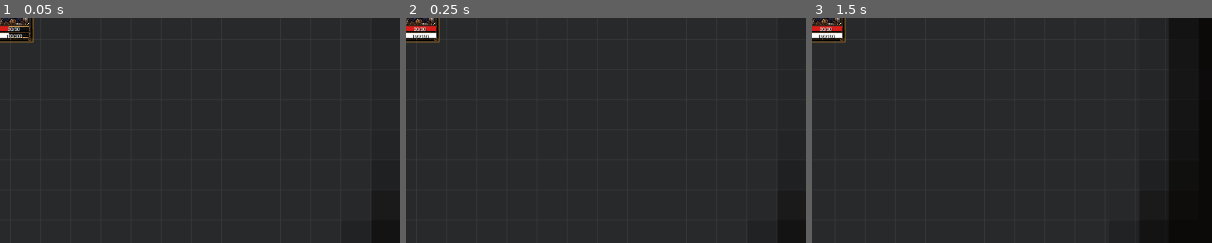
Above: before the commit, frames 1-3 (left to right).
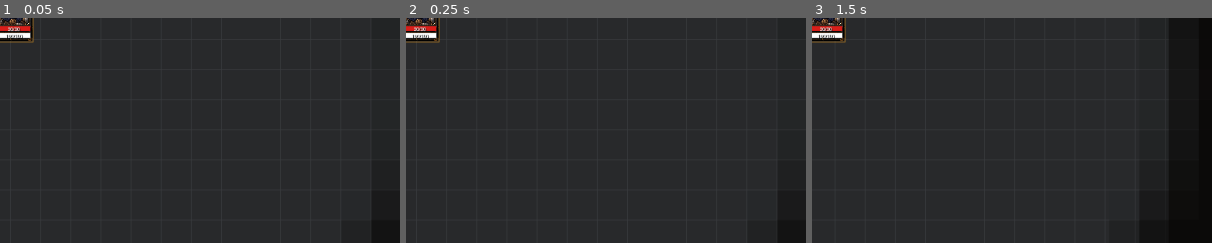
Above: after the commit, the same moments.

Repository: wchichura-maker/dnd
Game: Godot game, scene res://scenes/Main.tscn
The game is run twice, just before and just after one commit, with the same random seed, the same clock (stepped at 60 frames per second) and the same inputs.
Inputs (mouse positions are % of the whole screen's width and height, from its top left):
- Up to frame 1 (0.05 s): no input
- Up to frame 2 (0.25 s): no input
- Up to frame 3 (1.5 s): click (4, 8) at 0.5 s; tap Enter at 1.25 s; move the mouse to (72, 45) at 1.27 s; hold D from 1.28 s (still down); tap I at 1.35 s; click (72, 45) at 1.42 s
The pictures show only the part of the screen within x 2-52%, y 8-58%; the shares and areas given below are measured in that part.

The runs differ from the first frame. In frame 1, 0.2% of the frame differs, in the area x 2-8%, y 3-9%; in frame 2, nothing differs; in frame 3, nothing differs.

Commit message:
Fix party resource bars visual binding

Diff:
--- a/godot/scripts/ResourceBar.gd
+++ b/godot/scripts/ResourceBar.gd
@@ -5,13 +5,14 @@
 @export var fill_color: Color = Color("a14a3d")
 @export var low_fill_color: Color = Color("8a3a33")
 @export var critical_fill_color: Color = Color("6d2f2b")
-@export var animate_changes: bool = true
+@export var animate_changes: bool = false
 @export var animation_duration: float = 0.18
 
 var current: float = 0.0
 var maximum: float = 0.0
 var displayed_ratio: float = 0.0
 var _tween: Tween
+var _background: ColorRect
 var _fill: ColorRect
 var _value_label: Label
 
@@ -21,12 +22,22 @@
 	z_as_relative = true
 	z_index = 100
 
+	_background = ColorRect.new()
+	_background.name = "Background"
+	_background.position = Vector2.ZERO
+	_background.size = size
+	_background.mouse_filter = Control.MOUSE_FILTER_IGNORE
+	_background.z_index = 0
+	_background.color = Color("201914")
+	_background.texture_filter = CanvasItem.TEXTURE_FILTER_NEAREST
+	add_child(_background)
+
 	_fill = ColorRect.new()
 	_fill.name = "Fill"
 	_fill.position = Vector2.ZERO
 	_fill.size = size
 	_fill.mouse_filter = Control.MOUSE_FILTER_IGNORE
-	_fill.z_index = 0
+	_fill.z_index = 1
 	_fill.color = fill_color
 	_fill.texture_filter = CanvasItem.TEXTURE_FILTER_NEAREST
 	add_child(_fill)
@@ -53,18 +64,23 @@
 	maximum = maxf(0.0, new_maximum)
 	var target := clampf(current / maximum, 0.0, 1.0) if maximum > 0.0 else 0.0
 	_update_label()
+
+	if _tween != null and _tween.is_valid():
+		_tween.kill()
+
 	if not is_node_ready() or not animate_changes:
 		displayed_ratio = target
 		_apply_fill(displayed_ratio)
 		return
-	if _tween != null and _tween.is_valid():
-		_tween.kill()
+
 	_tween = create_tween()
 	_tween.set_trans(Tween.TRANS_QUAD)
 	_tween.set_ease(Tween.EASE_OUT)
 	_tween.tween_property(self, "displayed_ratio", target, animation_duration)
 
 func _process(_delta: float) -> void:
+	if _background != null:
+		_background.size = size
 	_apply_fill(displayed_ratio)
 
 func _update_label() -> void:
